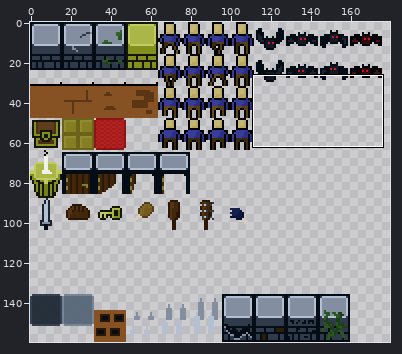
Edited in one commit: sprite sheet (_games/ancient-maze/TileSetForMaze.png). The picture above shows the old version from afar; the outline marks the close-up.
Close-up. Old version:
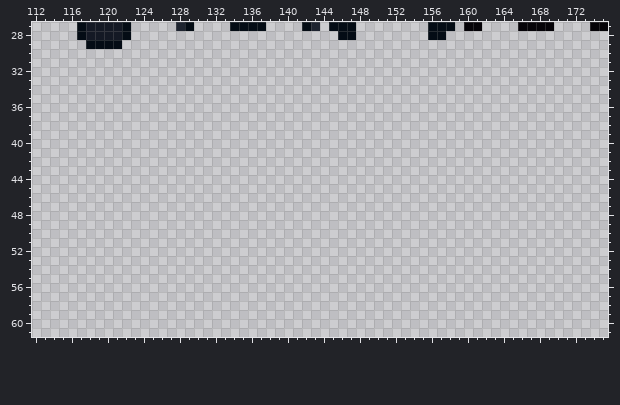
The file is 960x800 pixels, drawn in blocks of 5x5; one block is one cell here. Pixels under 10% opacity are left out. Colours within 5 levels of each other are drawn and written as one. Shown: x 112..175, y 27..61. The wide view leaves out empty margins.
New version:
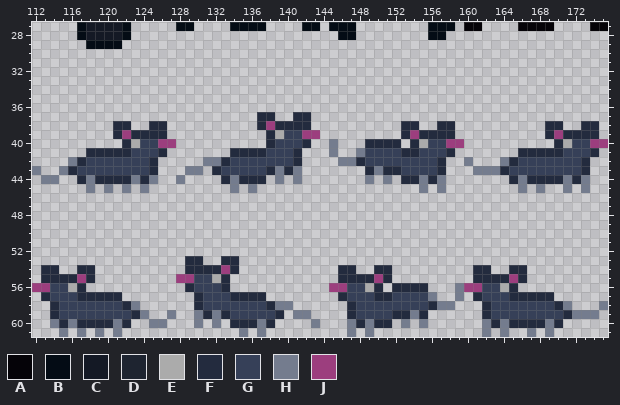
Palette (. is transparent): A #050308  B #040c15  C #141925  D #1e2430  E #ababab  F #232b3e  G #364058  H #747c8e  J #9c3e7e
The exact change:
@@ x 126..145 @@
-27 ..DB....BBBB....BD.B
+27 ..BB....BBBB....BB.B
 28 ....................
@@ x 112..175 @@
 36 ................................................................
-37 ................................................................
-38 ................................................................
-39 ................................................................
-40 ................................................................
-41 ................................................................
-42 ................................................................
-43 ................................................................
-44 ................................................................
-45 ................................................................
+37 .........................FF..FF.................................
+38 .........FF..FF..........FJFFFF..........FF..FF..........FF..FF.
+39 .........FJFFFF...........FEGGJJ.........FJFFFF..........FJFFFF.
+40 ..........FEGGJJ..........FGGGF..H...FFFF.FEGGJJ..........FEGGJJ
+41 ......FFFFFGGGF.......FFFFGGGF...H..HGGGGFFGGGF.......FFFFFGGGF.
+42 ....HFGGGGGGGF.....HHFGGGGGGGF....HHFGGGGGGGGF..H...HFGGGGGGGF..
+43 H..HFGGGGGGGGF...HH.FGGGGGFHFH.......FHFFGGGGF...HHHFGGGGGGGGF..
+44 .HH..FHFFFFHFH..H....FHFFF.H.H.......H.H.FFHFH.......FHFFFFHFH..
+45 ......H.H.H.H.........H.H..................H.H........H.H..H.H..
 46 ................................................................
@@ x 112..175 @@
 52 ................................................................
-53 ................................................................
-54 ................................................................
-55 ................................................................
-56 ................................................................
-57 ................................................................
-58 ................................................................
-59 ................................................................
-60 ................................................................
-61 ................................................................
+53 .................FF..FF.........................................
+54 .FF..FF..........FFFFJF...........FF..FF.........FF..FF.........
+55 .FFFFJF.........JJGGEF............FFFFJF.........FFFFJF.........
+56 JJGGEF...........FGGGF...........JJGGEF.FFFF...HJJGGEF..........
+57 .FGGGFFFFF........FGGGFFFF........FGGGFFGGGGH..H.FGGGFFFFF......
+58 ..FGGGGGGGFH......FGGGGGGGFHH......FGGGGGGGGFHH...FGGGGGGGFH...H
+59 ..FGGGGGGGGFH..H..HFHFGGGGGF.HH....FGGGGFFHF......FGGGGGGGGFHHH.
+60 ..HFHFFFFHF..HH...H.H.FFFHF....H...HFHFF.H.H......HFHFFFFHF.....
+61 ...H.H.H.H.............H.H.........H.H............H.H..H.H......
Where, in picture pixels (left, top, right, bottom), the same in both close-ups:
changed: (176, 22, 185, 31)
changed: (311, 22, 320, 31)
added: (32, 112, 608, 193)
added: (32, 256, 608, 337)
